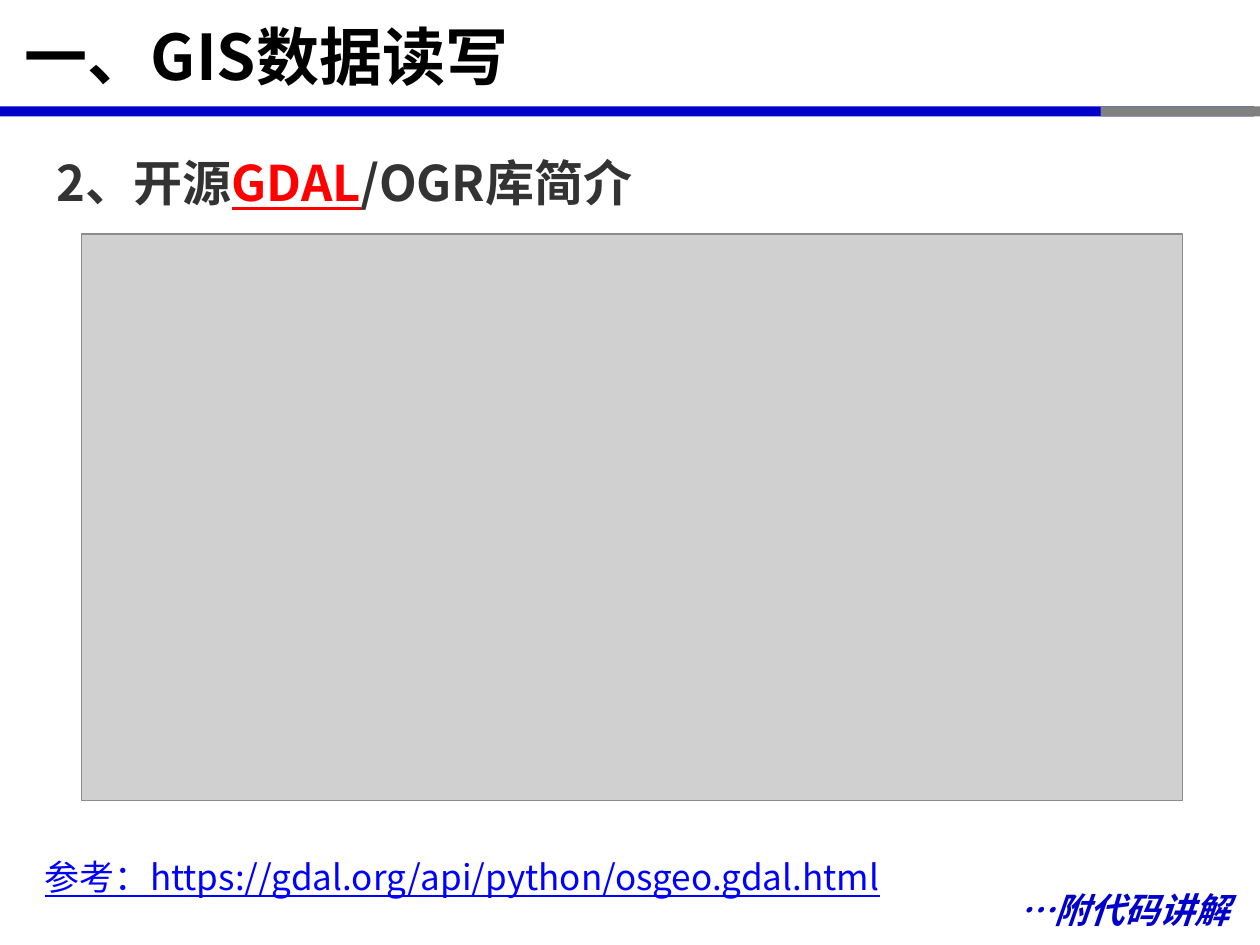
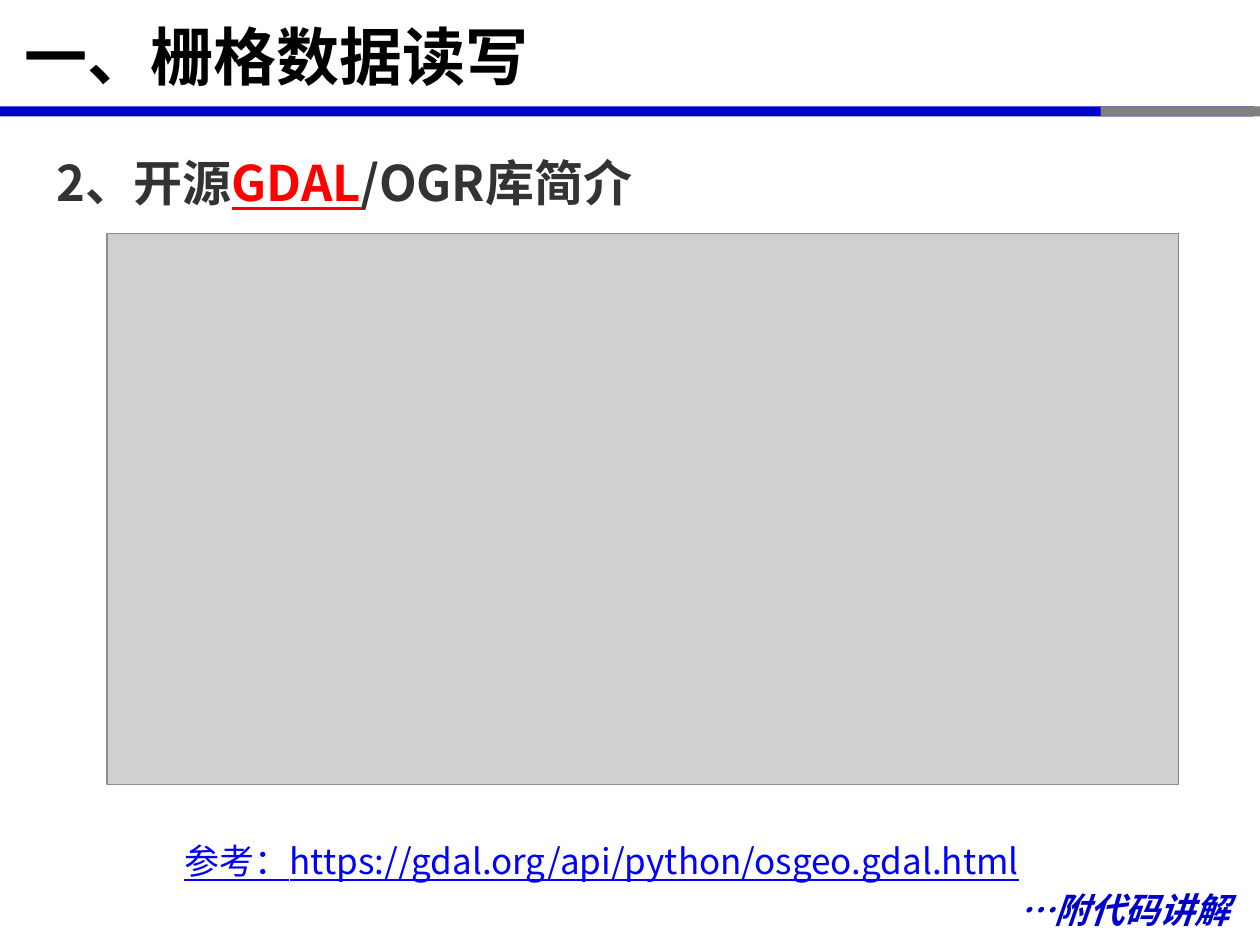
Before and after one commit to xinluo2018/open-source-gis-course, a slide deck: slide 9 of 第5章-GDAL开源库及栅格数据处理-8课时/第五章-栅格数据处理.pptx (slide 6 before the commit). Drawn at 1260x945 pixels with LibreOffice and Linux fonts; fonts in the diff are those of the drawing; grey boxes stand for pictures. Boxes give left, top, right and bottom in pixels: in the first picture for what was removed or moved away, otherwise in the second. Text is boxed around its words. In the diff, an @@ line names an element or a change of style, - is before the commit and + after.

```diff
--- a/第5章-GDAL开源库及栅格数据处理-8课时/第五章-栅格数据处理.pptx
+++ b/第5章-GDAL开源库及栅格数据处理-8课时/第五章-栅格数据处理.pptx
@@ title at [25, 26, 529, 86]: text changed @@
-一、GIS数据读写
+一、栅格数据读写
@@ picture: place and size @@
-picture at [82, 234, 1183, 801]
+picture at [107, 233, 1178, 785]
@@ text "参考：https://gdal.org/api/python/osgeo.gdal.html": place and size @@
-text "参考：https://gdal.org/api/python/osgeo.gdal.html" at [45, 860, 879, 899]
+text "参考：https://gdal.org/api/python/osgeo.gdal.html" at [184, 844, 1018, 883]
@@ text "参考：https://gdal.org/api/python/osgeo.gdal.html" at [184, 844, 1018, 883]: alignment justified to centre @@
```
Also in this commit, not shown: 8 other slides changed, 4 slides added, 31 other files.
